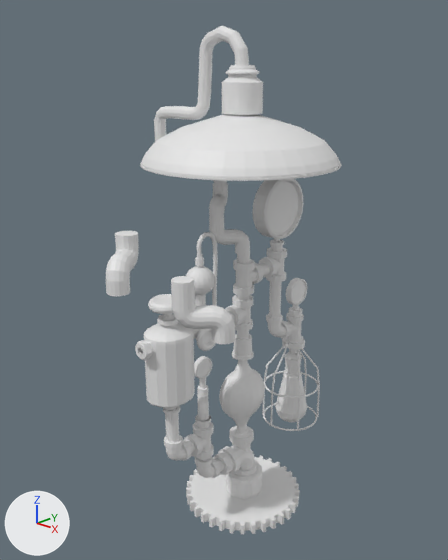
The Blender file lampa/lampa.blend: old version first, new version second.
One viewpoint serves both versions: a 50 mm lens placed at (4.46, -4.06, 4.49), pointed at (0.89, -0.38, 2.73). The lights are fixed; the arrows at lower left show +X, +Y and +Z.
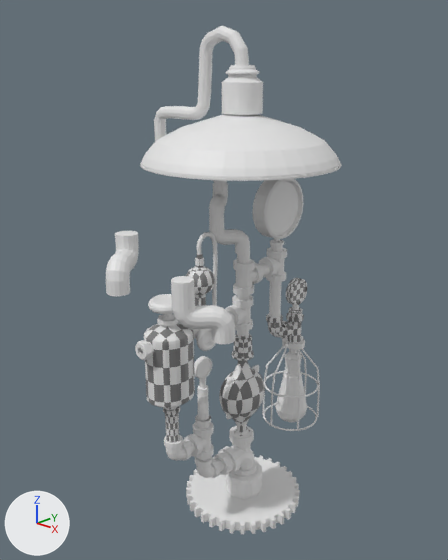
What changed in the scene script:
```text
Add mat_checker:
    mat_checker = bpy.data.materials.new('checker')
    mat_checker.use_nodes = True; mat_checker.node_tree.nodes.clear()
    _N = mat_checker.node_tree.nodes; _L = mat_checker.node_tree.links
    n0 = _N.new('ShaderNodeOutputMaterial'); n0.name = 'Material Output'
    n1 = _N.new('ShaderNodeBsdfPrincipled'); n1.name = 'Principled BSDF'
    n1.distribution = 'GGX'
    n1.subsurface_method = 'BURLEY'
    n2 = _N.new('ShaderNodeTexChecker'); n2.name = 'Checker Texture'
    _L.new(n1.outputs[0], n0.inputs[0])  # 'BSDF' to 'Surface'
    _L.new(n2.outputs[0], n1.inputs[0])  # 'Color' to 'Base Color'
Change me_plane_006:
    where me_plane_006.from_pydata(...)  # 96 vertices, 49 faces; spans x -0.084..0.084, y -0.084..0.084, z -0.254..0.07
    add me_plane_006.materials.append(mat_checker)
Change me_cylinder_008:
    where me_cylinder_008.from_pydata(...)  # 144 vertices, 122 faces; spans x -0.344..0.344, y -0.344..0.344, z -0.398..0.481
    add me_cylinder_008.materials.append(mat_checker)
Change me_plane_015:
    where me_plane_015.from_pydata(...)  # 160 vertices, 146 faces; spans x -0.089..0.089, y -0.125..0.107, z -0.135..0.132
    add me_plane_015.materials.append(mat_checker)
Change me_cylinder_002:
    where me_cylinder_002.from_pydata(...)  # 162 vertices, 146 faces; spans x -0.108..0.108, y -0.11..0.11, z -0.115..0.151
    add me_cylinder_002.materials.append(mat_checker)
Change me_cylinder_003:
    where me_cylinder_003.from_pydata(...)  # 192 vertices, 178 faces; spans x -0.2..0.2, y -0.227..0.219, z -0.369..0.447
    add me_cylinder_003.materials.append(mat_checker)
Change me_sphere_004:
    where me_sphere_004.from_pydata(...)  # 432 vertices, 414 faces; spans x -0.128..0.128, y -0.133..0.127, z -0.22..0.184
    add me_sphere_004.materials.append(mat_checker)
Change me_plane_004:
    where me_plane_004.from_pydata(...)  # 136 vertices, 116 faces; spans x -0.089..0.089, y -0.159..0.236, z -0.13..0.137
    add me_plane_004.materials.append(mat_checker)
Change me_sphere:
    used by ob_sphere; location = (0.731, -0.512, 2.721)
    remove me_sphere.from_pydata(...)  # 396 vertices, 379 faces; spans x -0.128..0.128, y -0.137..0.123, z -0.407..0.241
    add me_sphere.from_pydata(...)  # 396 vertices, 380 faces; spans x -0.128..0.128, y -0.137..0.123, z -0.407..0.241
    me_sphere part 1: 379 faces spanning x -0.128..0.128, y -0.137..0.123, z -0.407..0.241 switch from no material to mat_checker
Add me_cylinder_018:
    me_cylinder_018.from_pydata(...)  # 70 vertices, 58 faces; spans x -0.0386..0.0386, y -0.0547..0.0547, z -0.0309..0.0274
    me_cylinder_018.polygons.foreach_set('use_smooth', [True] * 58)
Add ob_cylinder_018:
    ob_cylinder_018 = bpy.data.objects.new('Cylinder.018', me_cylinder_018)
    ob_cylinder_018.location = (0.743, -0.155, 1.604)
    ob_cylinder_018.rotation_euler = (0.873, 0.0, 0.0)  # degrees (50, 0, 0)
    ob_cylinder_018.scale = (0.939, 0.939, 0.939)
```

Boxes (x1, y1, x2, y2) around the edits, measured in the pictures (448 x 560 px):
'Cylinder.002', recoloured: (144, 322, 195, 410) in both
'Sphere.004', recoloured: (219, 360, 265, 436) in both
'Cylinder.001', recoloured: (232, 334, 254, 361) in both
'Cylinder.008', recoloured: (286, 278, 307, 305) in both
'Plane.004', recoloured: (163, 406, 180, 442) in both
'Plane.020', recoloured: (266, 314, 291, 338) in both
'Plane.008', recoloured: (281, 313, 304, 343) in both
'Cylinder.018', added: after (226, 377, 234, 385)
part 1 of me_sphere, recoloured: (186, 254, 215, 306) in both
